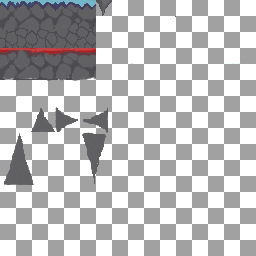
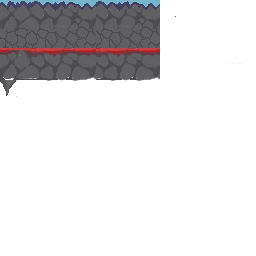
Comparing the layer stacks of the two 256 × 256 images. Changes:
added layer "Layer 19" above "Layer 20" over [0, 80, 16, 96]
added layer "Layer 20" above "Layer 18" over [96, 0, 160, 81]
painted on "Layer 18" over [4, 0, 122, 185]
hid group "Group 1" (2 layers) over [0, 0, 256, 256]
